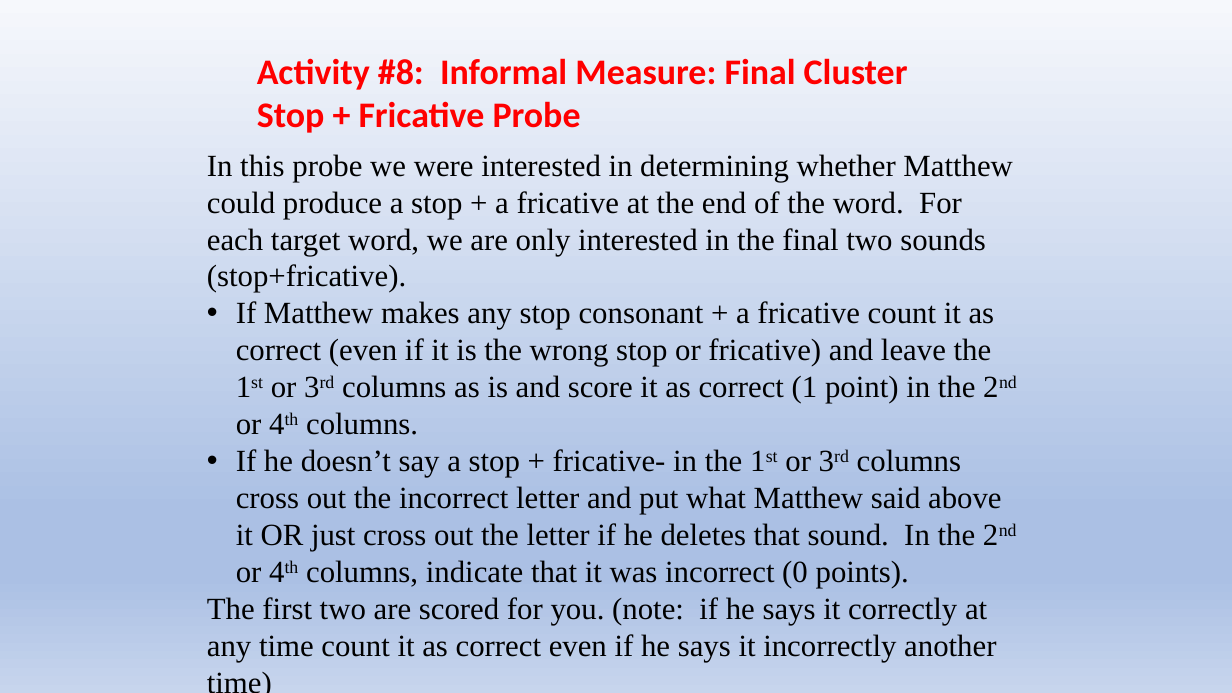
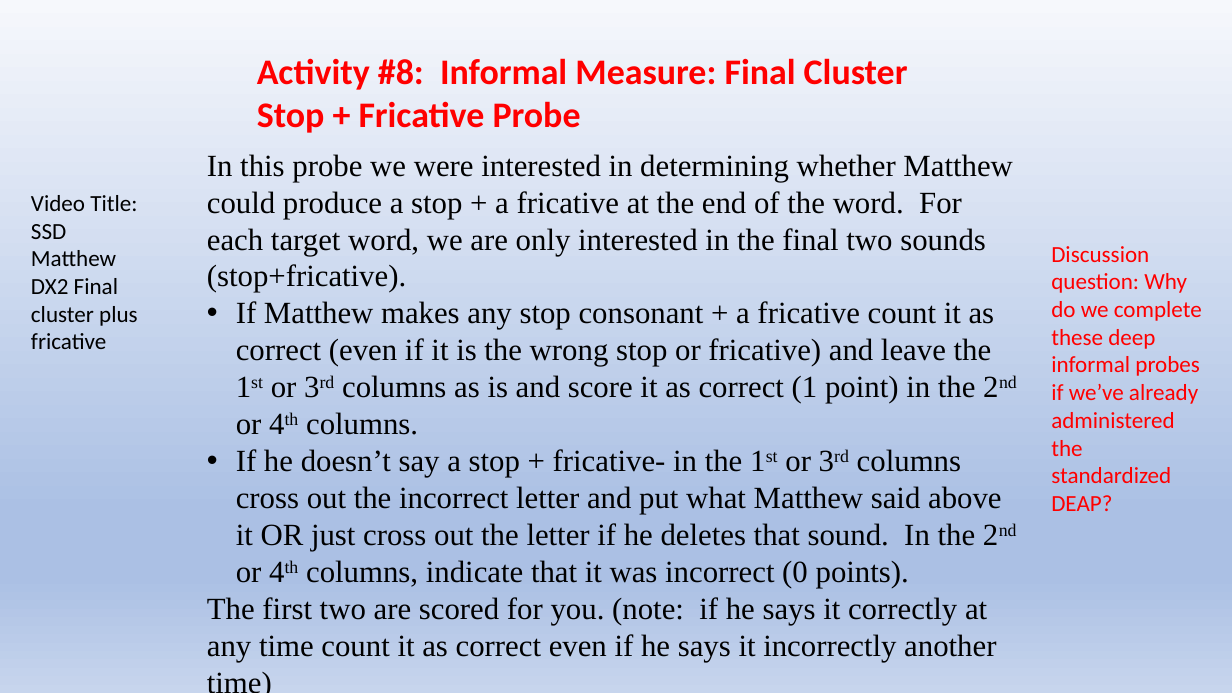
Before and after one commit to Jim-Wright90/cds431_sp22, a slide deck: slide 7 of slides/cds431_week3_1.pptx. Drawn at 1232x693 pixels with LibreOffice and Linux fonts; fonts in the diff are those of the drawing. Boxes give left, top, right and bottom in pixels: in the first picture for what was removed or moved away, otherwise in the second. Text is boxed around its words. In the diff, an @@ line names an element or a change of style, - is before the commit and + after.

```diff
--- a/slides/cds431_week3_1.pptx
+++ b/slides/cds431_week3_1.pptx
@@ text added at <box>31,195,138,349</box>, 18 pt, text #000000 @@
+Video Title: SSD Matthew DX2 Final cluster plus fricative
@@ text added at <box>1051,246,1202,511</box>, 18 pt, text #FF0000 @@
+Discussion question: Why do we complete these deep informal probes if we’ve already administered the standardized DEAP?
```
Also in this commit, not shown: 4 other slides changed, 1 slide added, 1 slide removed, 5 other files.
